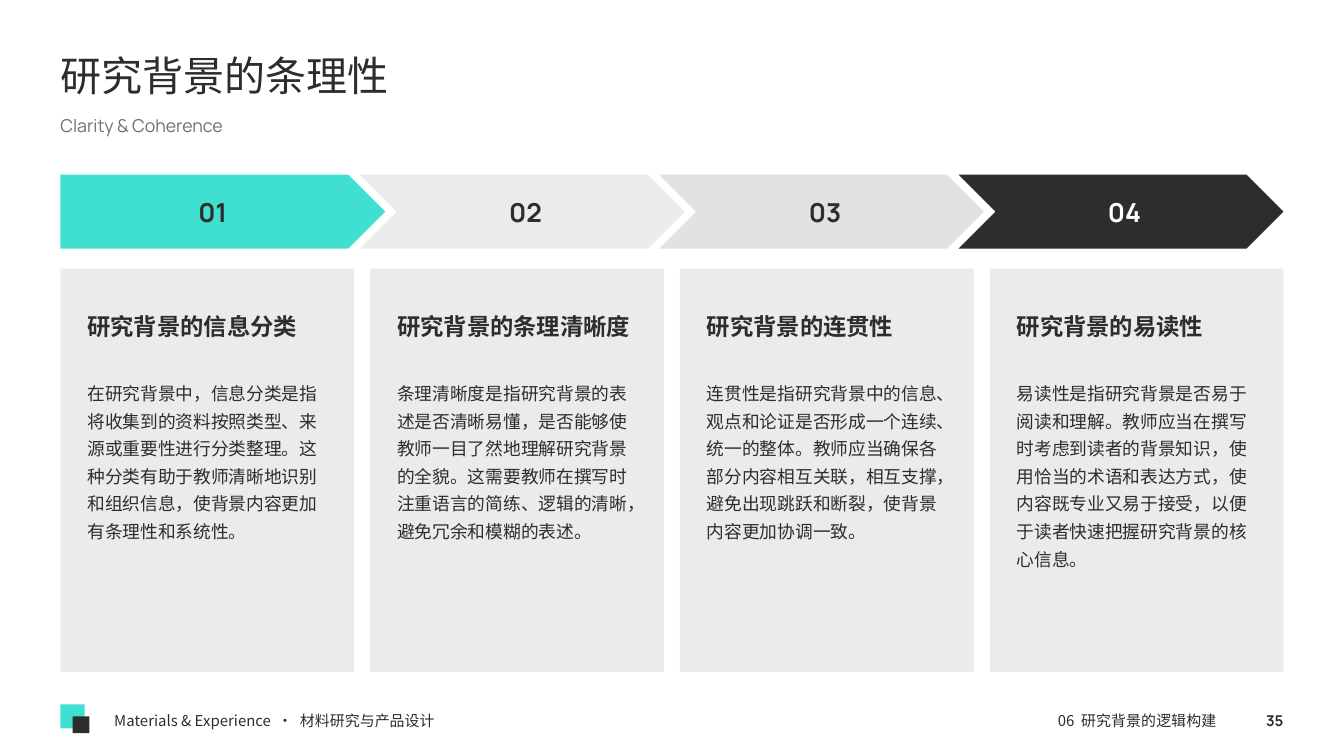
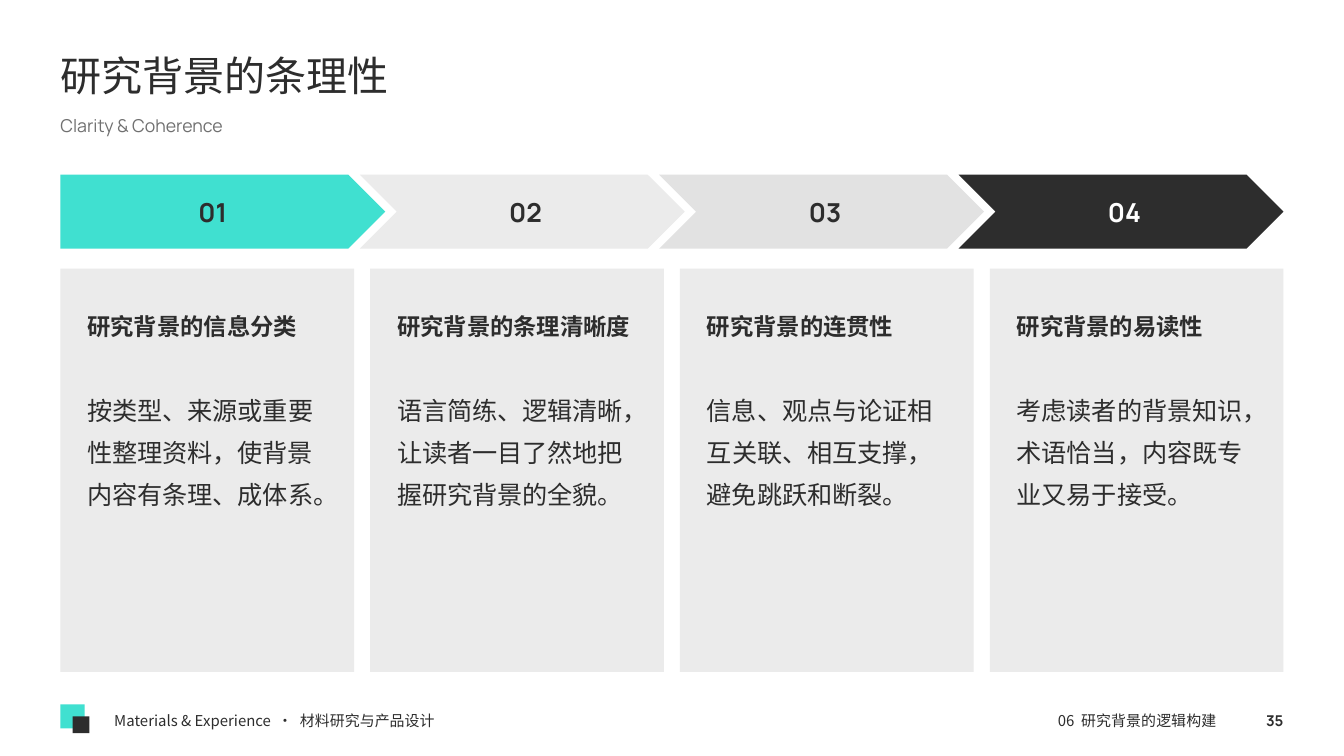
Before and after one commit to memoryzm214/Ericzm214, a slide deck: slide 35 of courses/第3课_学术论文研究背景撰写技巧.pptx. Drawn at 1344x756 pixels with LibreOffice and Linux fonts; fonts in the diff are those of the drawing. Boxes give left, top, right and bottom in pixels: in the first picture for what was removed or moved away, otherwise in the second. Text is boxed around its words. In the diff, an @@ line names an element or a change of style, - is before the commit and + after.

```diff
--- a/courses/第3课_学术论文研究背景撰写技巧.pptx
+++ b/courses/第3课_学术论文研究背景撰写技巧.pptx
@@ text at <box>87,399,338,506</box>: text changed; size 9.5 to 13.5 pt @@
-在研究背景中，信息分类是指将收集到的资料按照类型、来源或重要性进行分类整理。这种分类有助于教师清晰地识别和组织信息，使背景内容更加有条理性和系统性。
+按类型、来源或重要性整理资料，使背景内容有条理、成体系。
@@ text at <box>397,399,648,506</box>: text changed; size 9.5 to 13.5 pt @@
-条理清晰度是指研究背景的表述是否清晰易懂，是否能够使教师一目了然地理解研究背景的全貌。这需要教师在撰写时注重语言的简练、逻辑的清晰，避免冗余和模糊的表述。
+语言简练、逻辑清晰，让读者一目了然地把握研究背景的全貌。
@@ text at <box>707,398,933,506</box>: text changed; size 9.5 to 13.5 pt @@
-连贯性是指研究背景中的信息、观点和论证是否形成一个连续、统一的整体。教师应当确保各部分内容相互关联，相互支撑，避免出现跳跃和断裂，使背景内容更加协调一致。
+信息、观点与论证相互关联、相互支撑，避免跳跃和断裂。
@@ text at <box>1017,399,1268,506</box>: text changed; size 9.5 to 13.5 pt @@
-易读性是指研究背景是否易于阅读和理解。教师应当在撰写时考虑到读者的背景知识，使用恰当的术语和表达方式，使内容既专业又易于接受，以便于读者快速把握研究背景的核心信息。
+考虑读者的背景知识，术语恰当，内容既专业又易于接受。
```
Also in this commit, not shown: 20 other slides changed.
